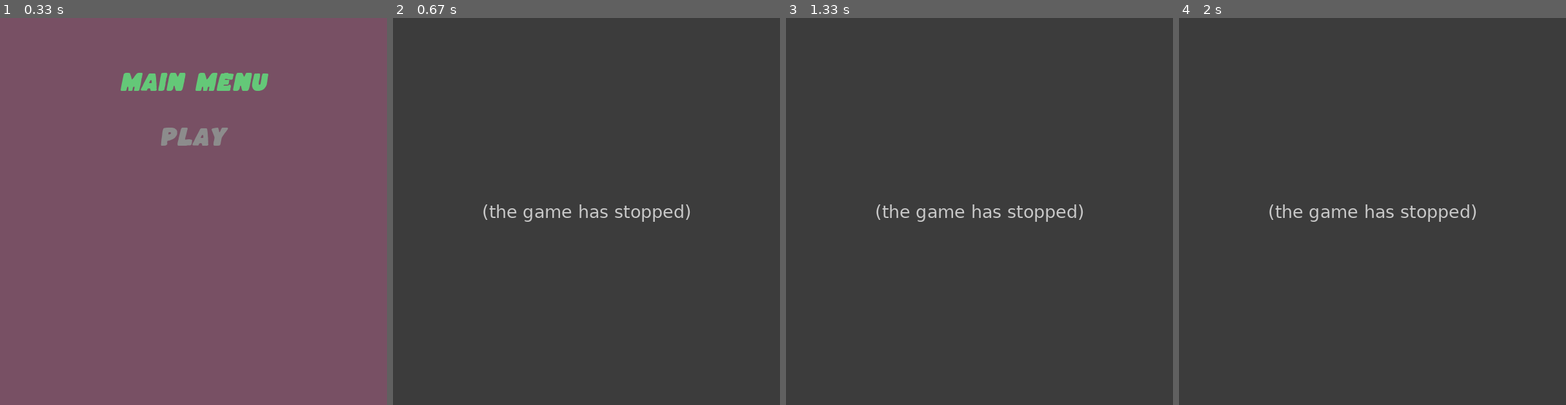
Above: before the commit, frames 1-4 (left to right).
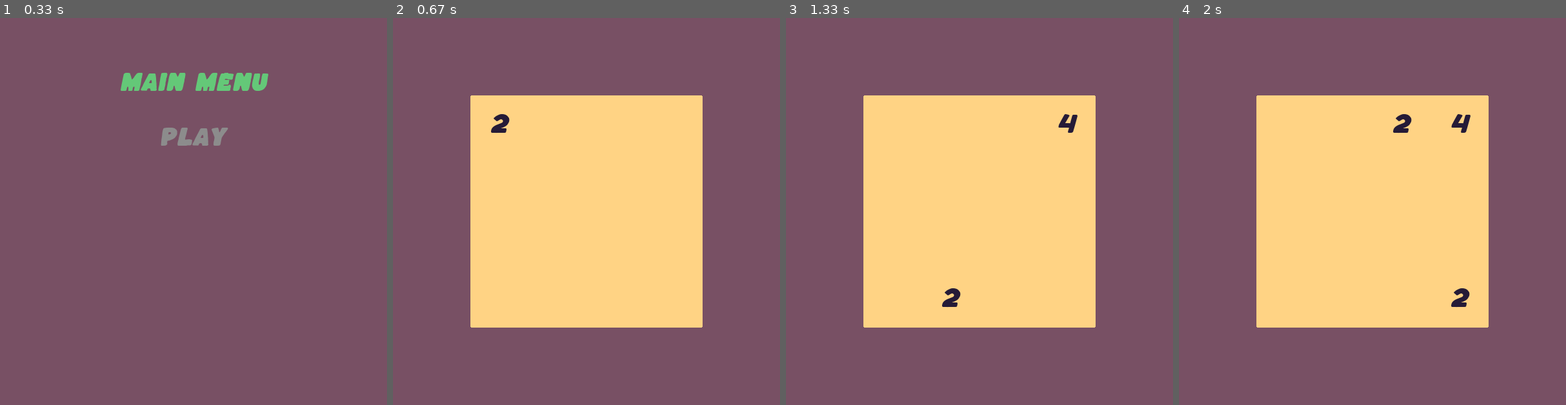
Above: after the commit, the same moments.

Repository: avisekksarma/2048
Game: pygame game, started from main.py
The game is run twice, just before and just after one commit, with the same random seed, the same clock (stepped at 60 frames per second) and the same inputs.
Inputs (mouse positions are in pixels of both pictures, inside the frame that each line leads up to):
- Up to frame 1 (0.33 s): no input
- Up to frame 2 (0.67 s): press the mouse at (586, 137) at 0.37 s; move the mouse to (632, 168) at 0.47 s; release the mouse at (675, 203) at 0.6 s
- Up to frame 3 (1.33 s): hold Right 0.67-1.13 s; move the mouse to (964, 107) at 0.7 s; hold Up from 1.17 s (still down)
- Up to frame 4 (2 s): release Up at 1.47 s; hold Right 1.5-1.97 s

Frame 1 is identical in both runs. In frame 2, 100% of the frame differs, in the area x 0-100%, y 0-100%; in frame 3, 100%; in frame 4, 100%.
Before the commit the program exited at 0.37 s; later frames show no game.

Commit message:
made upto basic all direction game logic

Diff:
--- a/game.py
+++ b/game.py
@@ -1,10 +1,302 @@
+from curses import KEY_LEFT, KEY_RIGHT
+import sys
+from termios import INPCK
 import pygame
+import random
 from GameTemplate import GameTemplate
 from constants import FRAMERATE, SCREEN, AssetManager
-from shapes import Button
+from shapes import TextRect
+
+
+#
+class Board(object):
+    topLeftPos = (SCREEN['width']*0.2, SCREEN['height']*0.2)
+
+    def __init__(self, window, size=4):
+        self.window = window
+        self.size = size
+        self.board = [['' for j in range(size)]for i in range(size)]
+        self.prevBoard  = self.board
+        self.unusedPos = [(i, j) for i in range(4) for j in range(4)]
+        self.randomList = [2 for i in range(9)]
+        self.randomList.append(4)
+        # self.__initResources()
+
+    # def __initResources(self):
+    #     AssetManager.loadFont()
+
+    def fillNextNumber(self):
+        randomNum = random.choice(self.randomList)
+        randomIndex = random.randrange(len(self.unusedPos))
+        randomPos = self.unusedPos[randomIndex]
+        del self.unusedPos[randomIndex]
+        self.board[randomPos[0]][randomPos[1]] = randomNum
+
+    def handleMovement(self, keyCode):
+        self.prevBoard = self.board
+        self.unusedPos = []
+        moved = False
+        combined = False
+        # many things are made for 4*4 matrix 2048 for now
+        if (keyCode == pygame.K_LEFT):
+            for i in range(4):
+                # ====================
+                # for storing value part
+                lst = []
+                flag = False
+                for j in range(4):
+                    if self.board[i][j]:
+                        lst.append(self.board[i][j])
+                    else:
+                        # setting flag = true for when at least one empty square i.e movement to be done for sure
+                        flag = True
+                # for moving part
+                if flag:
+                    moved = True
+                    for j in range(4):
+                        if j < len(lst):
+                            self.board[i][j] = lst[j]
+                        else:
+                            self.board[i][j] = ''
+                # ====================
+                if(self.board[i][0]):
+                    j=0
+                    while j < 3:
+                        if(self.board[i][j]==self.board[i][j+1]):
+                            self.board[i][j]*=2
+                            self.board[i][j+1]=''
+                            j=j+2
+                            combined = True
+                        else:
+                            j=j+1
+                # ====================
+                # repeated part
+                lst = []
+                flag = False
+                for j in range(4):
+                    if self.board[i][j]:
+                        lst.append(self.board[i][j])
+                    else:
+                        flag = True
+                # for moving part
+                if flag:
+                    moved = True
+                    for j in range(4):
+                        if j < len(lst):
+                            self.board[i][j] = lst[j]
+                        else:
+                            self.unusedPos.append((i,j))
+                            self.board[i][j] = ''
+                # ====================
+
+        elif (keyCode == pygame.K_RIGHT):
+            for i in range(4):
+                # ============================
+                lst = []
+                flag = False
+                for j in range(3,-1,-1):
+                    if self.board[i][j]:
+                        lst.append(self.board[i][j])
+                    else:
+                        flag = True
+                if flag:
+                    moved = True
+                    for j in range(3,-1,-1):
+                        if 4-j-1<len(lst):
+                            self.board[i][j] = lst[4-(j+1)]
+                        else:
+                            self.board[i][j] = ''
+                # ==========================
+                if(self.board[i][3]):
+                    j=3
+                    while j > 0:
+                        if(self.board[i][j]==self.board[i][j-1]):
+                            self.board[i][j]*=2
+                            self.board[i][j-1]=''
+                            j=j-2
+                            combined = True
+                        else:
+                            j=j-1
+
+                # repeated part
+                lst = []
+                flag = False
+                for j in range(3,-1,-1):
+                    if self.board[i][j]:
+                        lst.append(self.board[i][j])
+                    else:
+                        flag = True
+                if flag:
+                    moved = True
+                    for j in range(3,-1,-1):
+                        if 4-j-1<len(lst):
+                            self.board[i][j] = lst[4-(j+1)]
+                        else:
+                            self.unusedPos.append((i,j))
+                            self.board[i][j] = ''
+
+        elif (keyCode == pygame.K_UP):
+            for i in range(4):
+                # ====================
+                # for storing value part
+                lst = []
+                flag = False
+                for j in range(4):
+                    if self.board[j][i]:
+                        lst.append(self.board[j][i])
+                    else:
+                        flag = True
+                # for moving part
+                if flag:
+                    moved = True
+                    for j in range(4):
+                        if j < len(lst):
+                            self.board[j][i] = lst[j]
+                        else:
+                            self.board[j][i] = ''
+                # ====================
+                if(self.board[0][i]):
+                    j=0
+                    while j < 3:
+                        if(self.board[j][i]==self.board[j+1][i]):
+                            self.board[j][i]*=2
+                            self.board[j+1][i]=''
+                            j=j+2
+                            combined = True
+                        else:
+                            j=j+1
+                # ====================
+                # repeated part
+                lst = []
+                flag = False
+                for j in range(4):
+                    if self.board[j][i]:
+                        lst.append(self.board[j][i])
+                    else:
+                        flag = True
+                # for moving part
+                if flag:
+                    moved = True
+                    for j in range(4):
+                        if j < len(lst):
+                            self.board[j][i] = lst[j]
+                        else:
+                            self.unusedPos.append((j,i))
+                            self.board[j][i] = ''
+                # ====================
+
+        elif (keyCode == pygame.K_DOWN):
+            for i in range(4):
+                # ============================
+                lst = []
+                flag = False
+                for j in range(3,-1,-1):
+                    if self.board[j][i]:
+                        lst.append(self.board[j][i])
+                    else:
+                        flag = True
+                if flag:
+                    moved = True
+                    for j in range(3,-1,-1):
+                        if 4-j-1<len(lst):
+                            self.board[j][i] = lst[4-(j+1)]
+                        else:
+                            self.board[j][i] = ''
+                # ==========================
+                if(self.board[3][i]):
+                    j=3
+                    while j > 0:
+                        if(self.board[j][i]==self.board[j-1][i]):
+                            self.board[j][i]*=2
+                            self.board[j-1][i]=''
+                            j=j-2
+                            combined = True
+                        else:
+                            j=j-1
+
+                # ============================
+                lst = []
+                flag = False
+                for j in range(3,-1,-1):
+                    if self.board[j][i]:
+                        lst.append(self.board[j][i])
+                    else:
+                        flag = True
+                if flag:
+                    moved = True
+                    for j in range(3,-1,-1):
+                        if 4-j-1<len(lst):
+                            self.board[j][i] = lst[4-(j+1)]
+                        else:
+                            self.unusedPos.append((j,i))
+                            self.board[j][i] = ''
+                # ==========================
+
+        if(moved or combined):
+            self.fillNextNumber()
+
+    def render(self):
+
+        # magic number place
+        sqsize = 90
+
+        surf = pygame.Surface((sqsize*self.size, sqsize*self.size))
+        surf = surf.get_rect(top=Board.topLeftPos[0], left=Board.topLeftPos[1])
+        pygame.draw.rect(self.window, (255, 211, 132), surf, 0, 10)
+        for i in range(self.size):
+            for j in range(self.size):
+                obj = TextRect(str(self.board[i][j]), (self.topLeftPos[0]+(
+                    sqsize*j), self.topLeftPos[1]+(sqsize*i)), (sqsize, sqsize))
+                obj.draw(self.window)
 
 
 class GameScreen(GameTemplate):
     def __init__(self, title, window, width=SCREEN['width'], height=SCREEN['height']) -> None:
         super().__init__(title, window, width, height)
         self.btns = {}
+        self.gameBoard = Board(window)
+
+    def render(self):
+        self.window.fill((120, 80, 100))
+        self.gameBoard.render()
+        pygame.display.update()
+
+    def run(self):
+        running = True
+        clock = pygame.time.Clock()
+        self.gameBoard.fillNextNumber()
+        while running:
+            clock.tick(FRAMERATE)
+            for event in pygame.event.get():
+                if event.type == pygame.QUIT:
+                    pygame.quit()
+                    sys.exit(0)
+                if event.type == pygame.KEYDOWN:
+                    if event.key == pygame.K_LEFT or event.key == pygame.K_RIGHT or event.key == pygame.K_UP or event.key == pygame.K_DOWN:
+                        self.gameBoard.handleMovement(event.key)
+
+            self.render()
+
+
+# for i in range(4):
+
+            #     # for joining part
+            #     for j in range(3):
+            #         if (j+1 > 3):
+            #             break
+            #         if (self.board[i][j] == self.board[i][j+1]):
+            #             self.board[i][j] *= 2
+            #             self.board[i][j+1] = ''
+            #             j = j+1
+            #     # for storing value part
+            #     lst = []
+            #     for j in range(4):
+            #         if self.board[i][j]:
+            #             lst.append(self.board[i][j])
+            #     # for moving part
+            #     for j in range(4):
+            #         if j < len(lst):
+            #             self.board[i][j] = lst[j]
+            #         else:
+            #             self.unusedPos.append((i,j))
+            #             self.board[i][j] = ''
--- a/main.py
+++ b/main.py
@@ -1,6 +1,5 @@
 from GameTemplate import GameTemplate
 from startMenu import StartMenu
-from GameTemplate import GameTemplate
 from game import GameScreen
 from constants import SCREEN
 import pygame
@@ -13,7 +12,8 @@
     GameTemplate.addScreenObj('start',start)
     GameTemplate.addScreenObj('game',game)
     GameTemplate.changeActiveKey('start')
-    GameTemplate.run()
+    while True:
+        GameTemplate.run()
 
 
 if __name__ == "__main__":
--- /dev/null
+++ b/pygame-surface-and-rect-guide.py
@@ -0,0 +1,30 @@
+import pygame
+from sys import exit
+pygame.init()
+win = pygame.display.set_mode((600,600))
+running = True
+
+# one way (rect way)
+x = pygame.Surface((50,50))
+y = x.get_rect(center = (100,100))  # you can put left-top, right,etc also there.
+z = pygame.Surface((100,100))
+a = z.get_rect(center = (100,100))
+# other way( Surface way)
+b = pygame.Surface((200,200))
+b.fill((200,200,0))
+c = pygame.Surface((30,30))
+c.fill((0,0,0))
+while running:
+    for event in pygame.event.get():
+        if event.type == pygame.QUIT:
+            exit()
+    win.fill((255,120,100))
+    # one way (rect way)
+    pygame.draw.rect(win, (100, 200, 120), a)   # or 'a' can be Rect(1,2,3,4) also there
+						# i.e rectangle object.
+    pygame.draw.rect(win, (100, 200, 255), y)
+
+    # other way( Surface way)
+    win.blit(b,(300,300))
+    win.blit(c,(300,100))
+    pygame.display.flip()
--- a/shapes.py
+++ b/shapes.py
@@ -1,8 +1,7 @@
-from pickle import FALSE
 import pygame
 from constants import AssetManager
 
-
+# General usable shapes across projects
 class Button:
     sizes = {'standard': (200, 70), 'medium': (150, 90), 'huge': (200, 150)}
     # size = (width,height), and pos = (left,top)
@@ -46,3 +45,22 @@
         fontColor = self.hoverColor if self.isHovered else self.textColor
         AssetManager.renderFont(self.fontKey, self.text, fontColor,
                                 self.window, (self.rect.centerx, self.rect.centery))
+
+
+# Rectangle with text
+class  TextRect(object):
+    # size = (w,h) and pos = (l,t)
+    def __init__(self,text,pos,size=(60,60),fillColor=(255, 211, 132),textColor=(37, 27, 55),fontKey='heading',isRounded=True,roundVal=2) -> None:
+        self.size = size
+        self.pos = pos
+        self.fillColor = fillColor
+        self.textColor = textColor
+        self.fontKey = fontKey
+        self.isRounded = isRounded
+        self.roundVal = roundVal
+        self.text = text
+        self.rect = pygame.Rect(pos[0],pos[1],size[0],size[1])
+
+    def draw(self,window):
+        pygame.draw.rect(window,self.fillColor,self.rect,0,self.roundVal)
+        AssetManager.renderFont(self.fontKey,self.text,self.textColor,window,self.rect.center)
--- a/startMenu.py
+++ b/startMenu.py
@@ -1,3 +1,4 @@
+import sys
 import pygame
 from GameTemplate import GameTemplate
 from constants import FRAMERATE, SCREEN, AssetManager
@@ -37,7 +38,8 @@
             clock.tick(FRAMERATE)
             for event in pygame.event.get():
                 if event.type == pygame.QUIT:
-                    running = False
+                    pygame.quit()
+                    sys.exit(0)
                 if event.type == pygame.MOUSEMOTION:
                     # print(event.pos)
                     for btn in self.btns:
@@ -46,5 +48,6 @@
 
                     if self.btns['playBtn'].checkClick(event.pos):
                         running = False
+                        GameTemplate.changeActiveKey('game')
 
             self.render()
